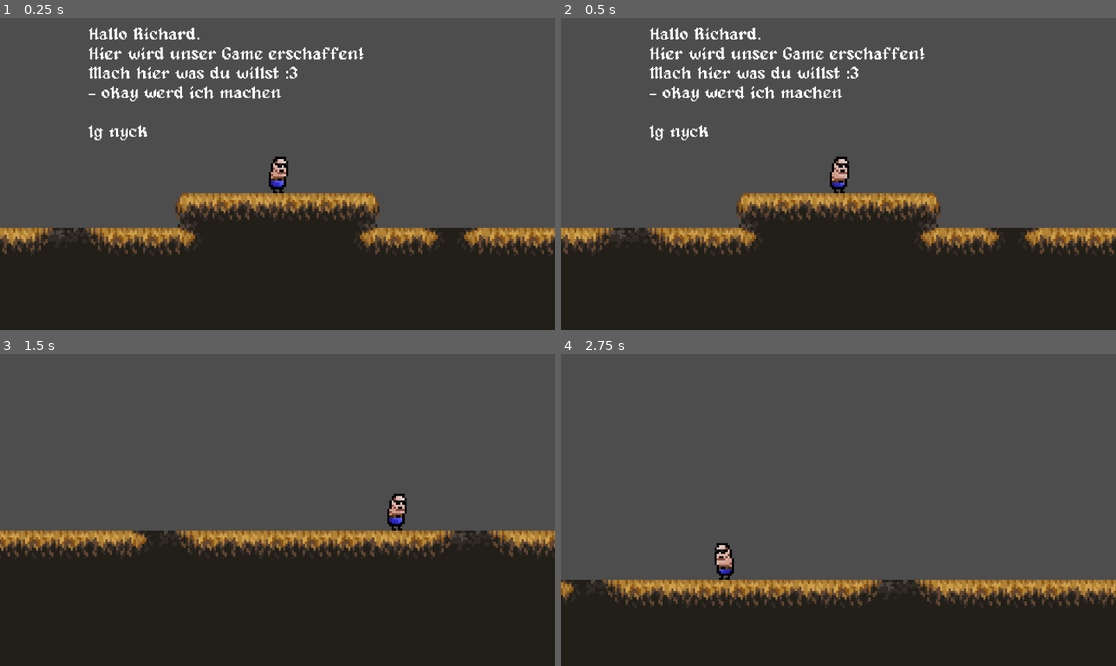
Above: before the commit, frames 1-4 (two rows, left to right).
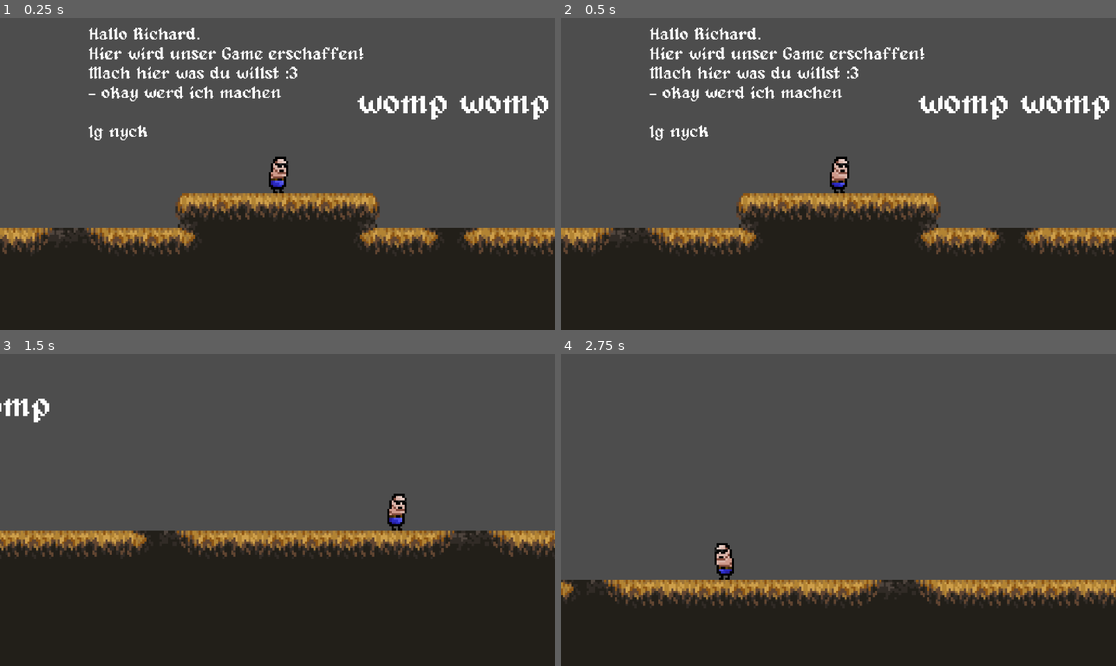
Above: after the commit, the same moments.

Repository: lifetab1977-max/RichardNyck-GithubGame
Game: Godot game, scene res://scenes/game.tscn
The game is run twice, just before and just after one commit, with the same random seed, the same clock (stepped at 60 frames per second) and the same inputs.
Inputs:
- Up to frame 1 (0.25 s): no input
- Up to frame 2 (0.5 s): no input
- Up to frame 3 (1.5 s): hold D (move_right) from 0.53 s (still down); tap Space (jump) at 0.77 s
- Up to frame 4 (2.75 s): tap Space (jump) at 1.52 s; release D (move_right) at 2.03 s; hold A (move_left) from 2.03 s (still down)

The runs differ from the first frame. In frame 1, 1.0% of the frame differs, in the area x 64-99%, y 24-33%; in frame 2, 1.0%; in frame 3, 0.3%; in frame 4, nothing differs.

Commit message:
womp womp

Diff:
--- a/scenes/game.tscn
+++ b/scenes/game.tscn
@@ -762,6 +762,9 @@
 physics_layer_0/collision_layer = 1
 sources/0 = SubResource("TileSetAtlasSource_u5sy4")
 
+[sub_resource type="LabelSettings" id="LabelSettings_lnu2h"]
+font = ExtResource("2_lbhrr")
+
 [node name="Game" type="Node2D"]
 
 [node name="player-wormy" parent="." instance=ExtResource("1_lnu2h")]
@@ -786,3 +789,11 @@
 [node name="TileMapLayer" type="TileMapLayer" parent="."]
 tile_map_data = PackedByteArray("AAD+/wIAAAABAAwAAAD//wIAAAACAAwAAAAAAAIAAAADAAwAAAABAAIAAAAEAAwAAAD9/wIAAAAAAAwAAAACAA …(9232 unchanged characters)…
 tile_set = SubResource("TileSet_gee14")
+
+[node name="Label2" type="Label" parent="."]
+offset_left = 37.0
+offset_top = -17.0
+offset_right = 126.0
+offset_bottom = 6.0
+text = "womp womp"
+label_settings = SubResource("LabelSettings_lnu2h")
Not shown: 1 places in scenes/game.tscn that only renumber resources
